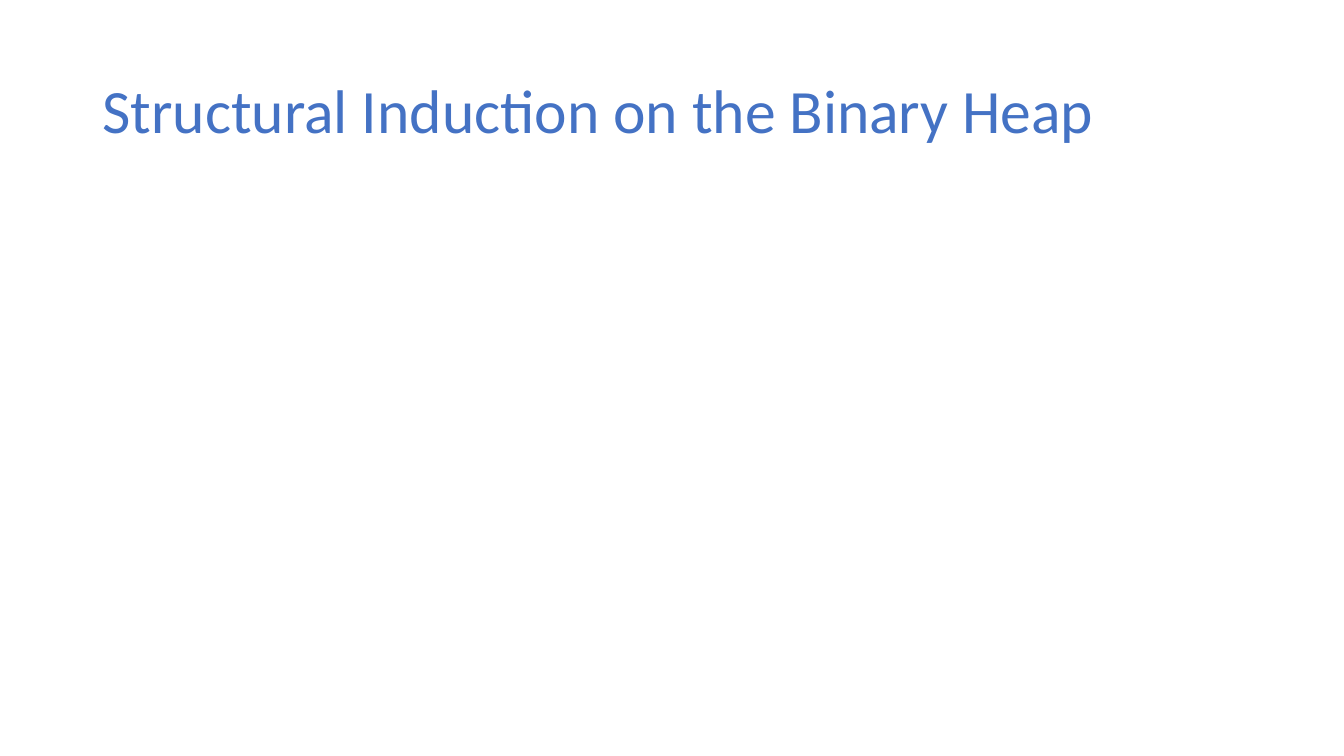
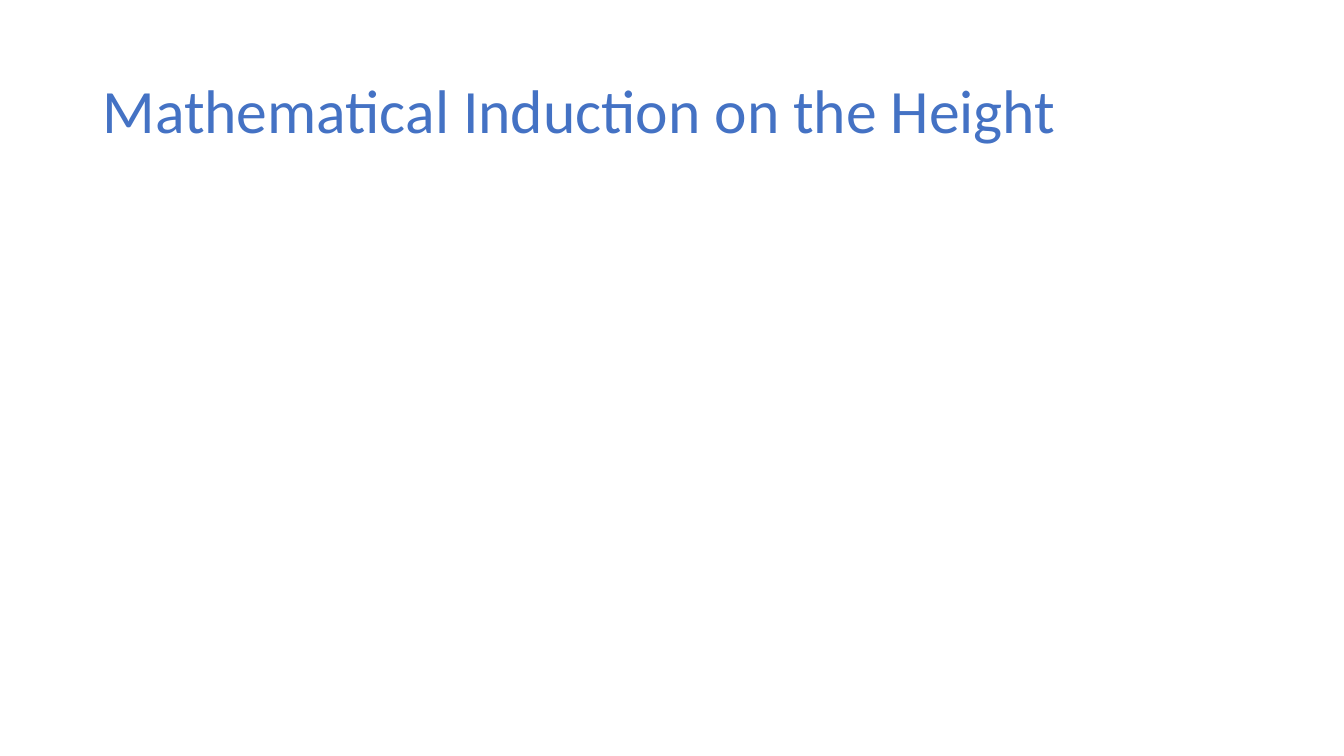
Before and after one commit to ekkapotc/EA, a slide deck: slide 26 of Lectures/Lecture 3.pptx. Drawn at 1344x756 pixels with LibreOffice and Linux fonts; fonts in the diff are those of the drawing; grey boxes stand for pictures. Boxes give left, top, right and bottom in pixels: in the first picture for what was removed or moved away, otherwise in the second. Text is boxed around its words. In the diff, an @@ line names an element or a change of style, - is before the commit and + after.

```diff
--- a/Lectures/Lecture 3.pptx
+++ b/Lectures/Lecture 3.pptx
@@ title at (102, 90, 1055, 144): text changed @@
-Structural Induction on the Binary Heap
+Mathematical Induction on the Height
```
Also in this commit, not shown: 1 other slide changed, 1 other file.
